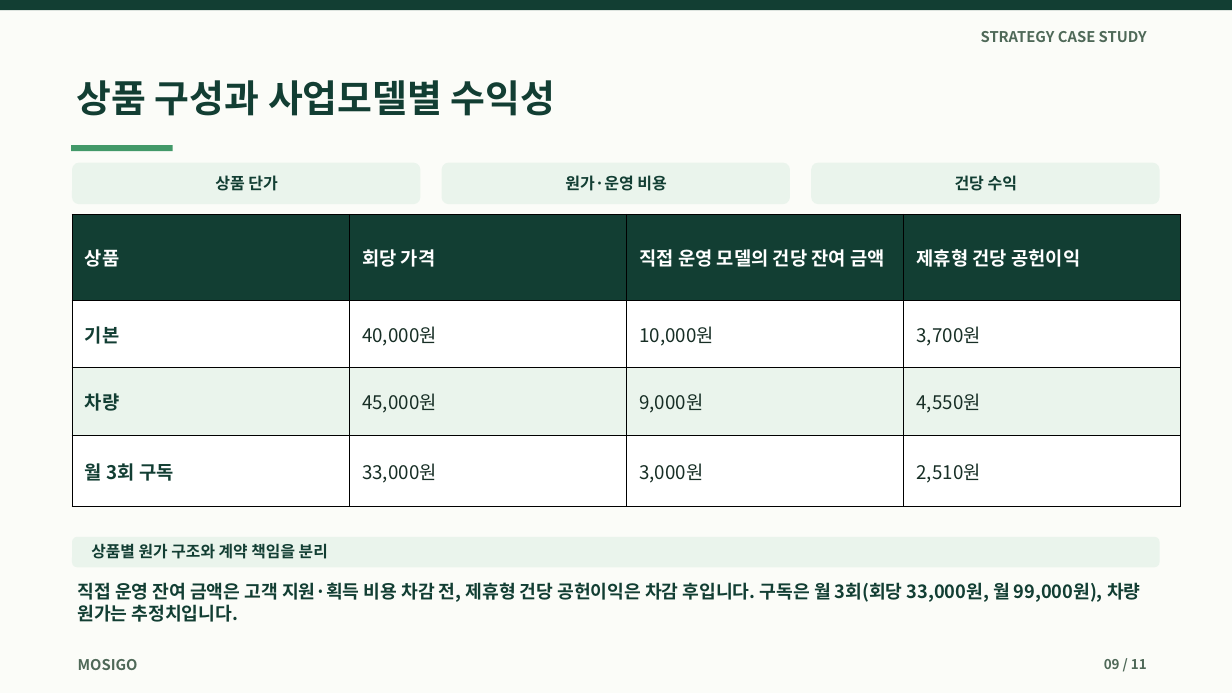
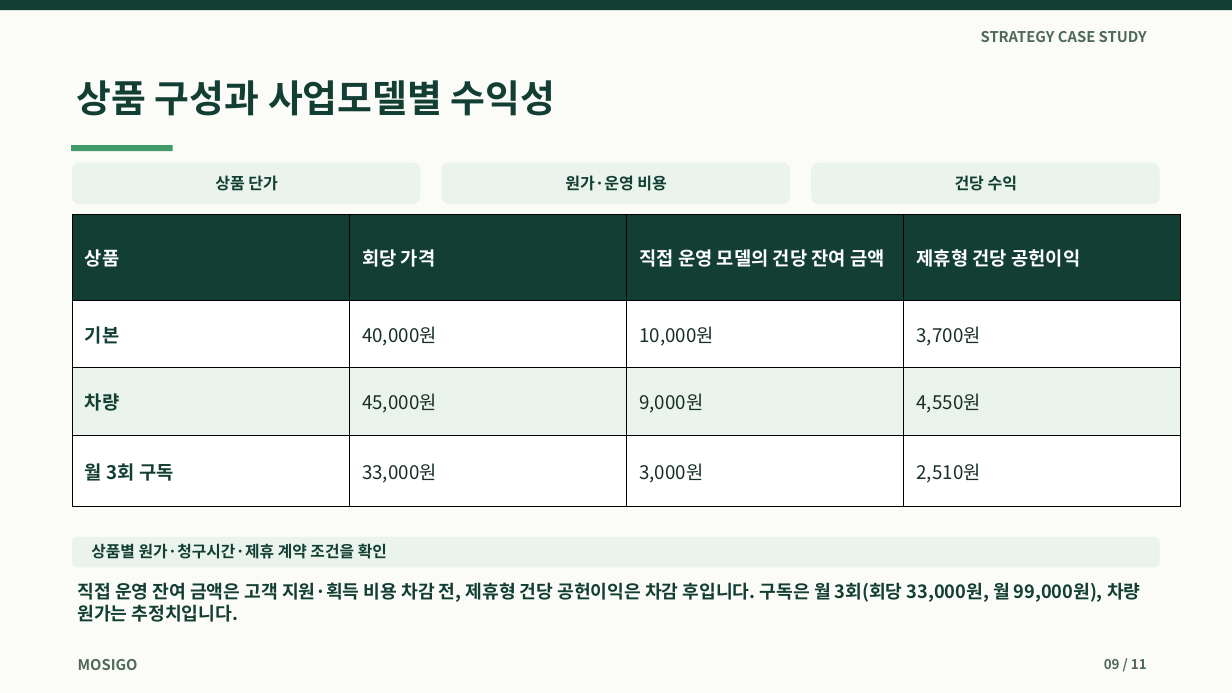
Before and after one commit to dohyunkimmm/mosigo-case-study, a slide deck: slide 9 of downloads/mosigo_report.pptx. Drawn at 1232x693 pixels with LibreOffice and Linux fonts; fonts in the diff are those of the drawing. Boxes give left, top, right and bottom in pixels: in the first picture for what was removed or moved away, otherwise in the second. Text is boxed around its words. In the diff, an @@ line names an element or a change of style, - is before the commit and + after.

```diff
--- a/downloads/mosigo_report.pptx
+++ b/downloads/mosigo_report.pptx
@@ text at bbox=[91, 543, 387, 559]: text changed @@
-상품별 원가 구조와 계약 책임을 분리
+상품별 원가·청구시간·제휴 계약 조건을 확인
```
Also in this commit, not shown: 3 other slides changed, 9 other files.
